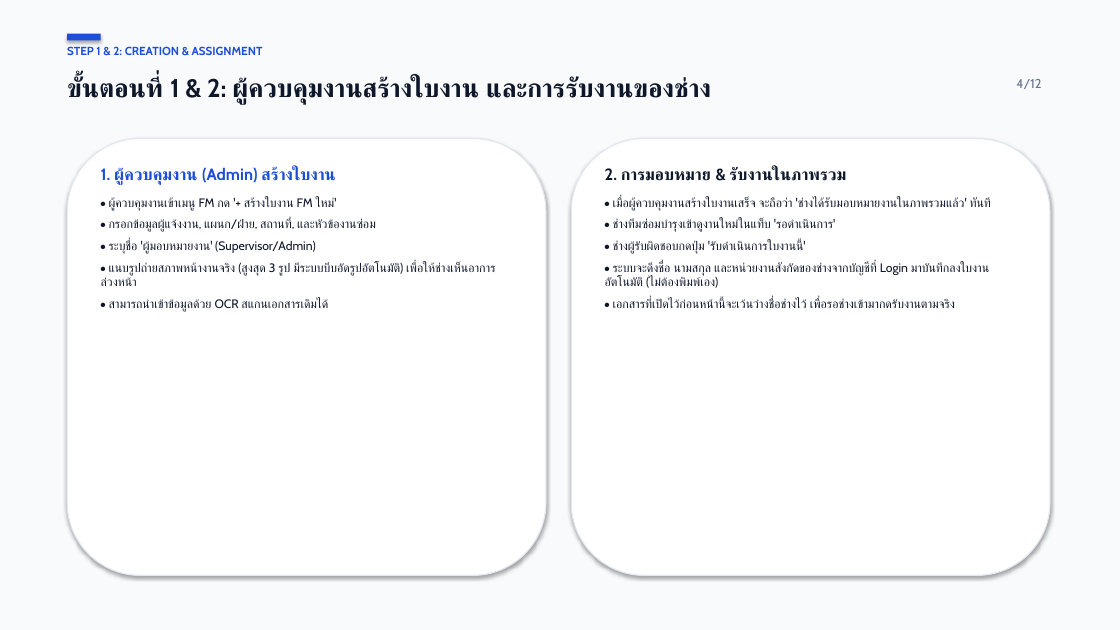
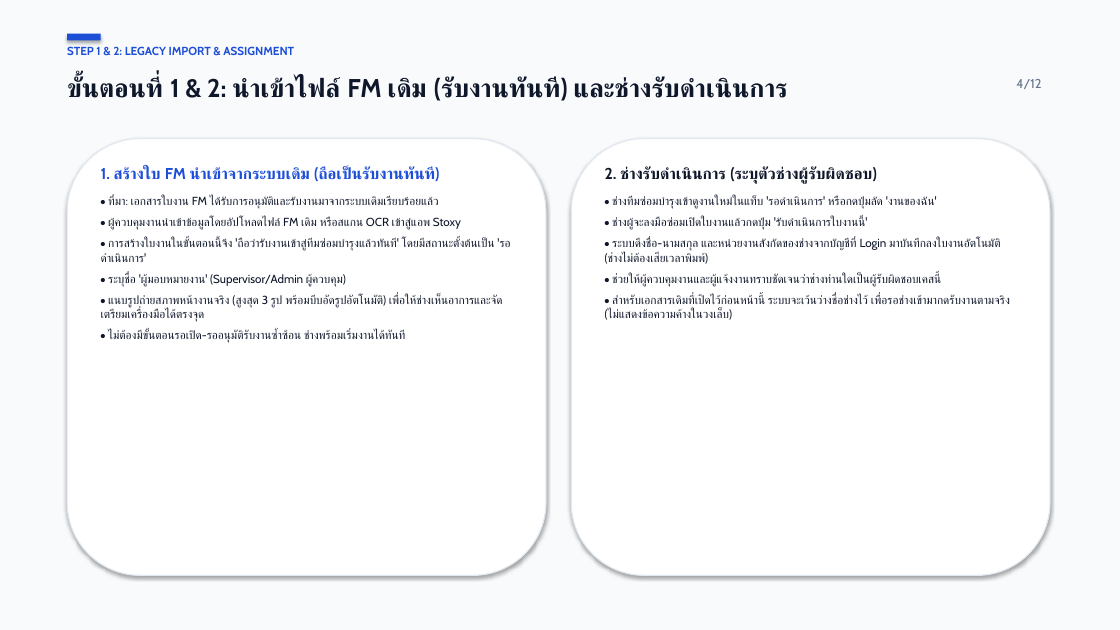
Before and after one commit to maleeart/Stoxy, a slide deck: slide 4 of docs/FM_User_Manual_Presentation.pptx. Drawn at 1120x630 pixels with LibreOffice and Linux fonts; fonts in the diff are those of the drawing. Boxes give left, top, right and bottom in pixels: in the first picture for what was removed or moved away, otherwise in the second. Text is boxed around its words. In the diff, an @@ line names an element or a change of style, - is before the commit and + after.

Commit message:
docs(fm): clarify legacy FM import auto-acceptance and detailed 3 work cases with real-world examples

```diff
--- a/docs/FM_User_Manual_Presentation.pptx
+++ b/docs/FM_User_Manual_Presentation.pptx
@@ text at (x1=67, y1=46, x2=294, y2=55): text changed @@
-STEP 1 & 2: CREATION & ASSIGNMENT
+STEP 1 & 2: LEGACY IMPORT & ASSIGNMENT
@@ text at (x1=67, y1=76, x2=788, y2=101): text changed @@
-ขั้นตอนที่ 1 & 2: ผู้ควบคุมงานสร้างใบงาน และการรับงานของช่าง
+ขั้นตอนที่ 1 & 2: นำเข้าไฟล์ FM เดิม (รับงานทันที) และช่างรับดำเนินการ
@@ text at (x1=101, y1=165, x2=503, y2=343): text changed; size 10.5 to 10 pt @@
-1. ผู้ควบคุมงาน (Admin) สร้างใบงาน
-• ผู้ควบคุมงานเข้าเมนู FM กด '+ สร้างใบงาน FM ใหม่'
-• กรอกข้อมูลผู้แจ้งงาน, แผนก/ฝ่าย, สถานที่, และหัวข้องานซ่อม
-• ระบุชื่อ 'ผู้มอบหมายงาน' (Supervisor/Admin)
-• แนบรูปถ่ายสภาพหน้างานจริง (สูงสุด 3 รูป มีระบบบีบอัดรูปอัตโนมัติ) เพื่อให้ช่างเห็นอาการล่วงหน้า
-• สามารถนำเข้าข้อมูลด้วย OCR สแกนเอกสารเดิมได้
+1. สร้างใบ FM นำเข้าจากระบบเดิม (ถือเป็นรับงานทันที)
+• ที่มา: เอกสารใบงาน FM ได้รับการอนุมัติและรับงานมาจากระบบเดิมเรียบร้อยแล้ว
+• ผู้ควบคุมงานนำเข้าข้อมูลโดยอัปโหลดไฟล์ FM เดิม หรือสแกน OCR เข้าสู่แอพ Stoxy
+• การสร้างใบงานในขั้นตอนนี้จึง 'ถือว่ารับงานเข้าสู่ทีมซ่อมบำรุงแล้วทันที' โดยมีสถานะตั้งต้นเป็น 'รอดำเนินการ'
+• ระบุชื่อ 'ผู้มอบหมายงาน' (Supervisor/Admin ผู้ควบคุม)
+• แนบรูปถ่ายสภาพหน้างานจริง (สูงสุด 3 รูป พร้อมบีบอัดรูปอัตโนมัติ) เพื่อให้ช่างเห็นอาการและจัดเตรียมเครื่องมือได้ตรงจุด
+• ไม่ต้องมีขั้นตอนรอเปิด-รออนุมัติรับงานซ้ำซ้อน ช่างพร้อมเริ่มงานได้ทันที
@@ text at (x1=605, y1=166, x2=1010, y2=320): text changed; size 10.5 to 10 pt @@
-2. การมอบหมาย & รับงานในภาพรวม
-• เมื่อผู้ควบคุมงานสร้างใบงานเสร็จ จะถือว่า 'ช่างได้รับมอบหมายงานในภาพรวมแล้ว' ทันที
-• ช่างทีมซ่อมบำรุงเข้าดูงานใหม่ในแท็บ 'รอดำเนินการ'
-• ช่างผู้รับผิดชอบกดปุ่ม 'รับดำเนินการใบงานนี้'
-• ระบบจะดึงชื่อ นามสกุล และหน่วยงานสังกัดของช่างจากบัญชีที่ Login มาบันทึกลงใบงานอัตโนมัติ (ไม่ต้องพิมพ์เอง)
-• เอกสารที่เปิดไว้ก่อนหน้านี้จะเว้นว่างชื่อช่างไว้ เพื่อรอช่างเข้ามากดรับงานตามจริง
+2. ช่างรับดำเนินการ (ระบุตัวช่างผู้รับผิดชอบ)
+• ช่างทีมซ่อมบำรุงเข้าดูงานใหม่ในแท็บ 'รอดำเนินการ' หรือกดปุ่มลัด 'งานของฉัน'
+• ช่างผู้จะลงมือซ่อมเปิดใบงานแล้วกดปุ่ม 'รับดำเนินการใบงานนี้'
+• ระบบดึงชื่อ-นามสกุล และหน่วยงานสังกัดของช่างจากบัญชีที่ Login มาบันทึกลงใบงานอัตโนมัติ (ช่างไม่ต้องเสียเวลาพิมพ์)
+• ช่วยให้ผู้ควบคุมงานและผู้แจ้งงานทราบชัดเจนว่าช่างท่านใดเป็นผู้รับผิดชอบเคสนี้
+• สำหรับเอกสารเดิมที่เปิดไว้ก่อนหน้านี้ ระบบจะเว้นว่างชื่อช่างไว้ เพื่อรอช่างเข้ามากดรับงานตามจริง (ไม่แสดงข้อความค้างในวงเล็บ)
```
Also in this commit, not shown: 6 other slides changed, 1 slide added, 1 slide removed, 6 other files.
